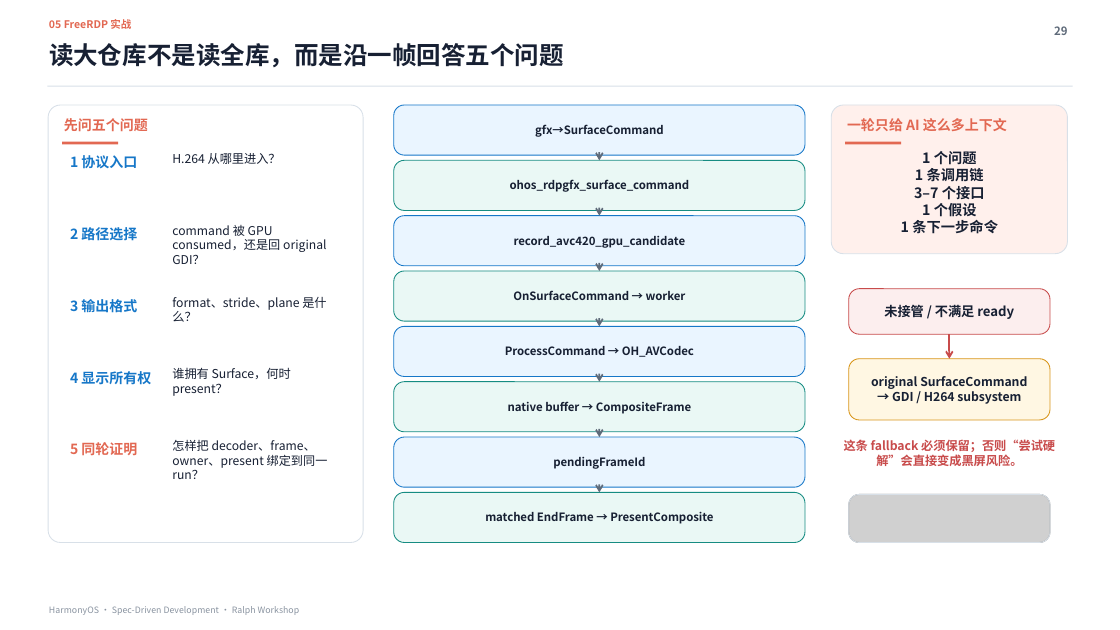
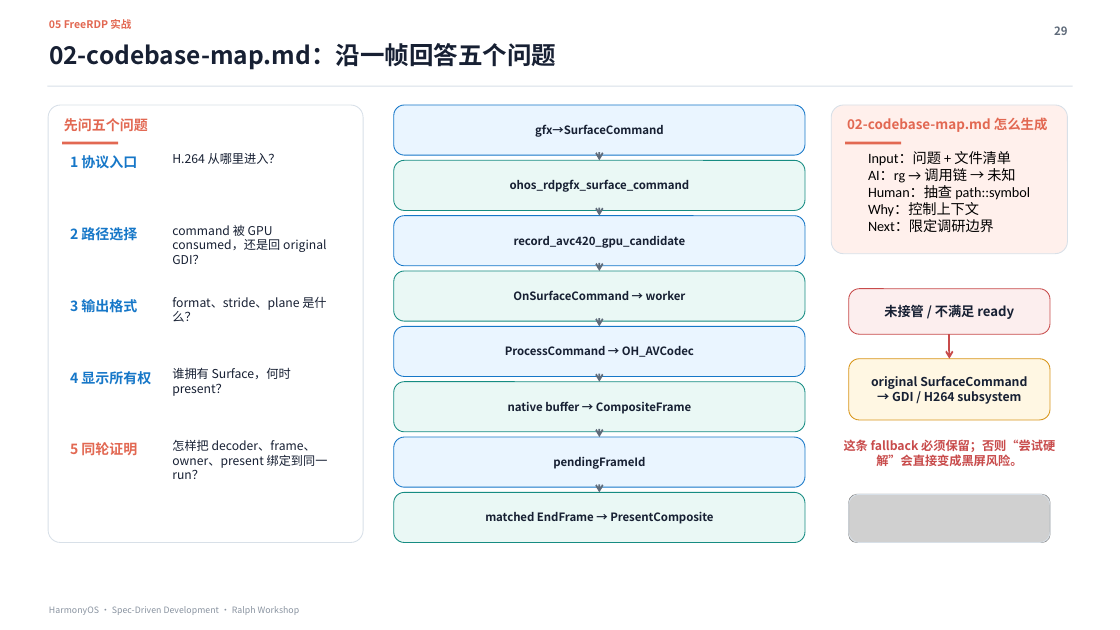
Before and after one commit to xiaomu120413/harmonyos-sdd-ralph-workshop, a slide deck: slide 29 of deliverables/HarmonyOS_SDD_Ralph_Workshop_MDM证据增强版.pptx. Drawn at 1120x630 pixels with LibreOffice and Linux fonts; fonts in the diff are those of the drawing; grey boxes stand for pictures. Boxes give left, top, right and bottom in pixels: in the first picture for what was removed or moved away, otherwise in the second. Text is boxed around its words. In the diff, an @@ line names an element or a change of style, - is before the commit and + after.

```diff
--- a/deliverables/HarmonyOS_SDD_Ralph_Workshop_MDM证据增强版.pptx
+++ b/deliverables/HarmonyOS_SDD_Ralph_Workshop_MDM证据增强版.pptx
@@ text at bbox=[49, 43, 556, 70]: text changed @@
-读大仓库不是读全库，而是沿一帧回答五个问题
+02-codebase-map.md：沿一帧回答五个问题
@@ text at bbox=[847, 117, 1048, 132]: text changed; size 12 to 11.5 pt @@
-一轮只给 AI 这么多上下文
+02-codebase-map.md 怎么生成
@@ text at bbox=[868, 151, 1030, 232]: text changed; size 12.2 to 12.1 pt; font Noto Sans CJK SC to Calibri; text colour #172033 to #000000; bold off @@
-1 个问题
-1 条调用链
-3–7 个接口
-1 个假设
-1 条下一步命令
+Input：问题 + 文件清单
+AI：rg → 调用链 → 未知
+Human：抽查 path::symbol
+Why：控制上下文
+Next：限定调研边界
```
Also in this commit, not shown: 9 other slides changed, 2 slides added, 2 slides removed, 12 other files.
